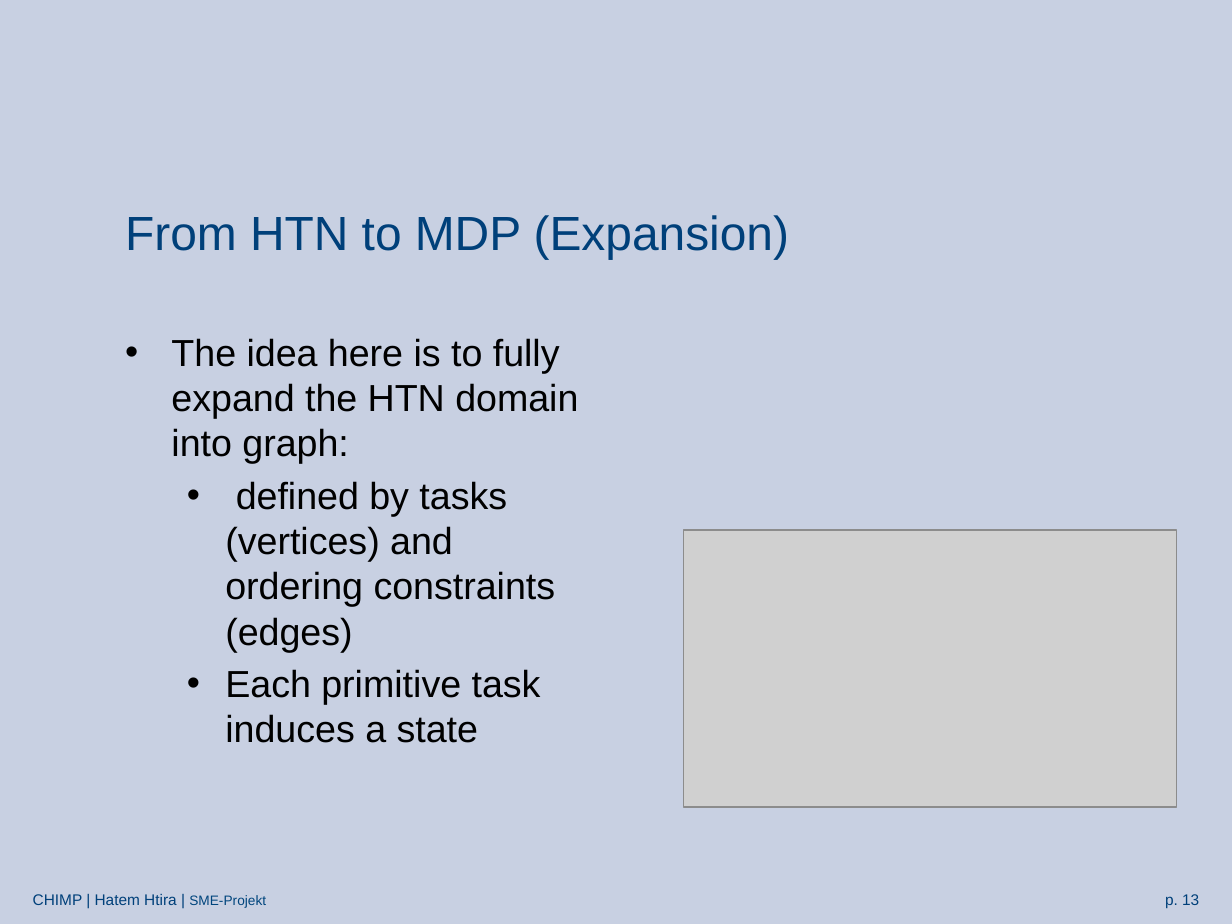
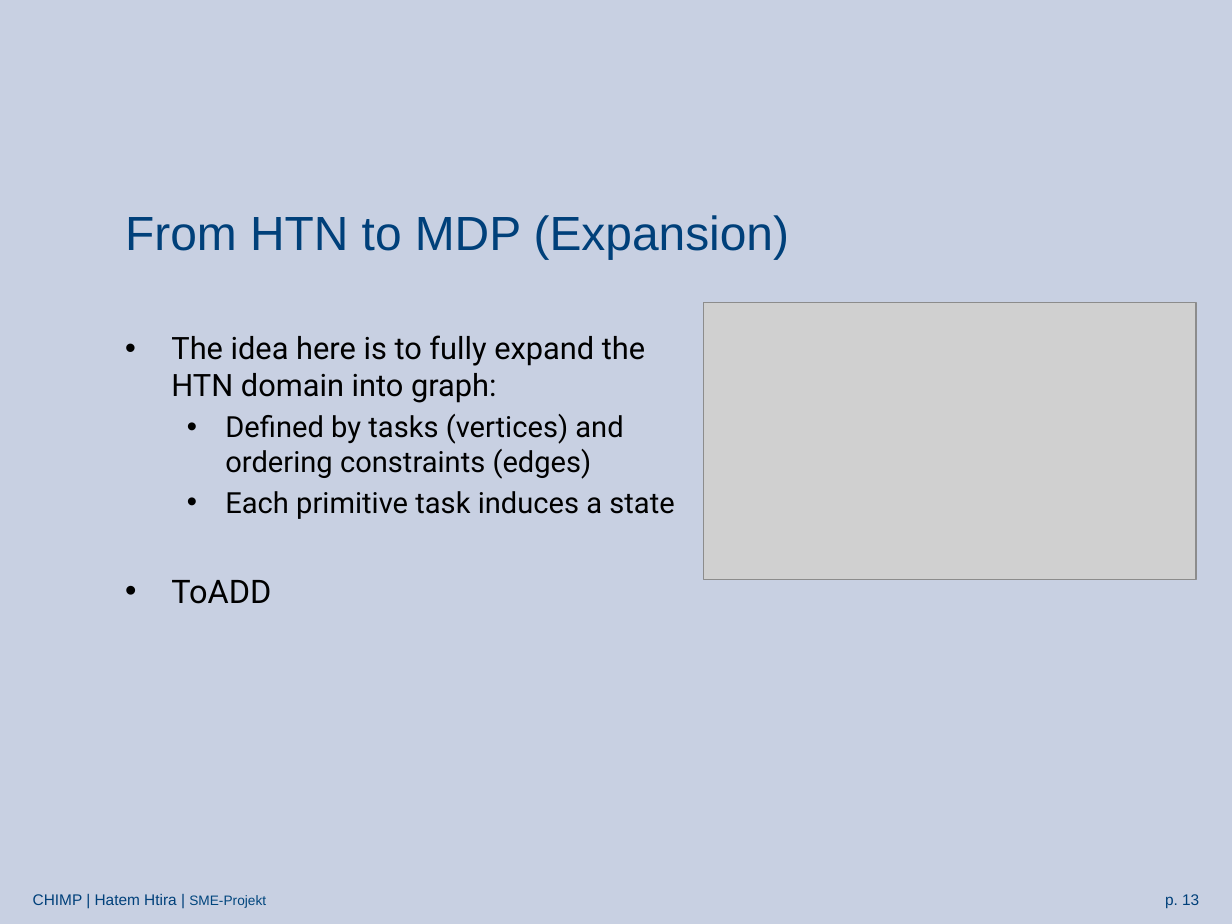
Before and after one commit to htiraHatem/CHIMP_MDP, a slide deck: slide 13 of HTN2MDP presentation.pptx. Drawn at 1232x924 pixels with LibreOffice and Linux fonts; fonts in the diff are those of the drawing; grey boxes stand for pictures; background and template pictures are left out. Boxes give left, top, right and bottom in pixels: in the first picture for what was removed or moved away, otherwise in the second. Text is boxed around its words. In the diff, an @@ line names an element or a change of style, - is before the commit and + after.

```diff
--- a/HTN2MDP presentation.pptx
+++ b/HTN2MDP presentation.pptx
@@ picture: place and size @@
-picture at <box>684,530,1177,807</box>
+picture at <box>703,303,1196,580</box>
@@ text at <box>171,335,674,519</box>: size 22 to 18 pt in "The idea here is to fully expand ..."; font Arial to Roboto in "The idea here is to fully expand ...", "Each primitive task induces a state"; size 22 to 17 pt in "Each primitive task induces a state"; less space between paragraphs @@
@@ text at <box>225,414,623,479</box>: text changed; size 22 to 17 pt; font Arial to Roboto @@
-  • defined by tasks (vertices) and ordering constraints (edges)
+  • Defined by tasks (vertices) and ordering constraints (edges)
@@ text at <box>171,580,271,604</box>: paragraph added @@
+• ToADD
```
Also in this commit, not shown: 11 other slides changed, 4 slides added, 4 slides removed.
